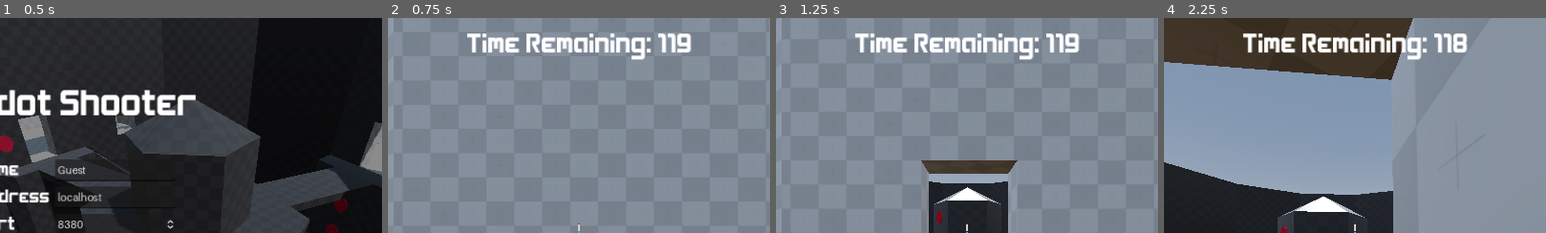
Above: before the commit, frames 1-4 (left to right).
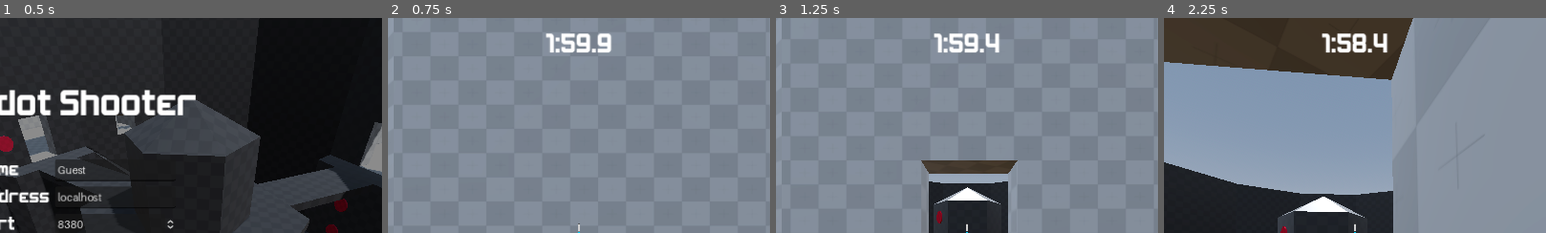
Above: after the commit, the same moments.

Repository: kdreese/godot-3D-shooter-project
Game: Godot game, scene res://src/states/menus/menu.tscn
Same seed, same stepped clock (60 frames per second), same inputs: the game is played once before the commit and once after it.
Inputs (mouse positions are % of the whole screen's width and height, from its top left):
- Up to frame 1 (0.5 s): no input
- Up to frame 2 (0.75 s): click "Free Play" at 0.5 s
- Up to frame 3 (1.25 s): no input
- Up to frame 4 (2.25 s): move the mouse to (55, 50) at 1.27 s; hold Right mouse button (melee_attack) 1.28-2.03 s; hold W (move_forwards) from 1.28 s (still down); tap Space (jump) at 1.52 s; move the mouse to (45, 50) at 2.02 s; click (45, 50) at 2.1 s
The pictures show only the part of the screen within x 25-75%, y 0-50%; the shares and areas given below are measured in that part.

Frame 1 is identical in both runs. In frame 2, 3.3% of the frame differs, in the area x 20-80%, y 7-20%; in frame 3, 3.3%; in frame 4, 3.6%.

Commit message:
Better time formatting

Diff:
--- a/src/scripts/utils.gd
+++ b/src/scripts/utils.gd
@@ -10,3 +10,17 @@
 		var obj = array_in.pop_at(idx)
 		array_out.push_back(obj)
 	return array_out
+
+
+# Given a time in seconds, return a formatting string MM:SS.S, rounded to .1 seconds
+static func format_time(time: float, round_up := false) -> String:
+	if round_up:
+		time = ceil(10 * time) / 10
+	else:
+		time = floor(10 * time) / 10
+	var is_neg := time < 0
+	if is_neg:
+		time = -time
+	var minutes := floori(time / 60)
+	var seconds := fmod(time, 60.0)
+	return "%s%d:%04.1f" % ["-" if is_neg else "", minutes, seconds]
--- a/src/states/game.gd
+++ b/src/states/game.gd
@@ -1,4 +1,13 @@
 extends Node
+
+
+# What states our game can be in
+enum GameState {
+	WAITING, # Waiting for all players to be joined
+	COUNTDOWN, # After all players are in, countdown to game begin
+	PLAYING, # In-game
+	ENDED, # End screen scores
+}
 
 # Player won't spawn at the current point if another player is within radius
 const SPAWN_DISABLE_RADIUS := 3
@@ -14,6 +23,8 @@
 @onready var pause_menu: Control = %PauseMenu
 @onready var scoreboard: Scoreboard = %Scoreboard
 @onready var arrows: Node = %Arrows
+@onready var match_timer: Label = %MatchTimer
+@onready var spawn_countdown: Label = %SpawnCountdown
 @onready var power_indicator: Control = %PowerIndicator
 @onready var quiver_display: Label = %QuiverDisplay
 
@@ -31,6 +42,8 @@
 # A reference to the player controlled by this instance.
 var my_player: Player
 
+# The current state of the match
+var game_state := GameState.WAITING
 # Countdown timer for match length
 var time_remaining := 120.0
 
@@ -65,19 +78,21 @@
 
 
 func _input(event: InputEvent) -> void:
-	if event.is_action_pressed("ui_cancel"):
+	if event.is_action_pressed("ui_cancel") and game_state != GameState.ENDED:
 		pause_menu.open_menu()
 		if my_player.is_drawing_back:
 			my_player.release(true)
 
 
-func _process(delta: float) -> void:
+func _physics_process(delta: float) -> void:
 	power_indicator.value = my_player.get_shot_power()
 	power_indicator.queue_redraw()
 	quiver_display.text = str(my_player.num_arrows)
 	if time_remaining > 0:
 		time_remaining -= delta
-		get_node("UI/CountdownTimer").text = "Time Remaining: %d" % floor(time_remaining)
+		if time_remaining < 0:
+			time_remaining = 0
+		match_timer.text = Utils.format_time(time_remaining, true)
 	else: # time_remaining <= 0
 		if get_multiplayer().is_server():
 			rpc("end_of_match")
--- a/src/states/game.tscn
+++ b/src/states/game.tscn
@@ -35,7 +35,8 @@
 unique_name_in_owner = true
 visible = false
 
-[node name="CountdownTimer" type="Label" parent="UI"]
+[node name="MatchTimer" type="Label" parent="UI"]
+unique_name_in_owner = true
 anchors_preset = 10
 anchor_right = 1.0
 offset_top = 16.0
@@ -43,6 +44,20 @@
 theme_override_font_sizes/font_size = 36
 text = "Time Remaining: "
 horizontal_alignment = 1
+
+[node name="SpawnCountdown" type="Label" parent="UI"]
+unique_name_in_owner = true
+anchors_preset = 8
+anchor_left = 0.5
+anchor_top = 0.5
+anchor_right = 0.5
+anchor_bottom = 0.5
+offset_left = -20.0
+offset_top = -11.0
+offset_right = 20.0
+offset_bottom = 11.0
+grow_horizontal = 2
+grow_vertical = 2
 
 [node name="PowerIndicator" parent="UI" instance=ExtResource("5_vgutr")]
 unique_name_in_owner = true
